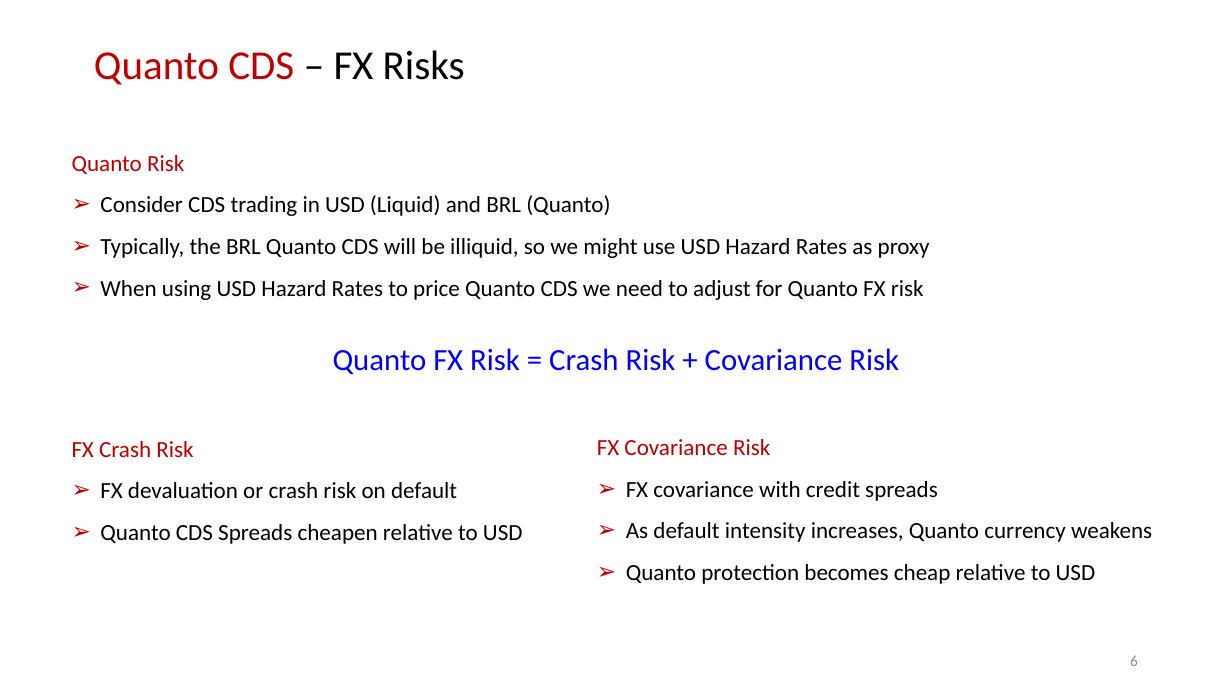
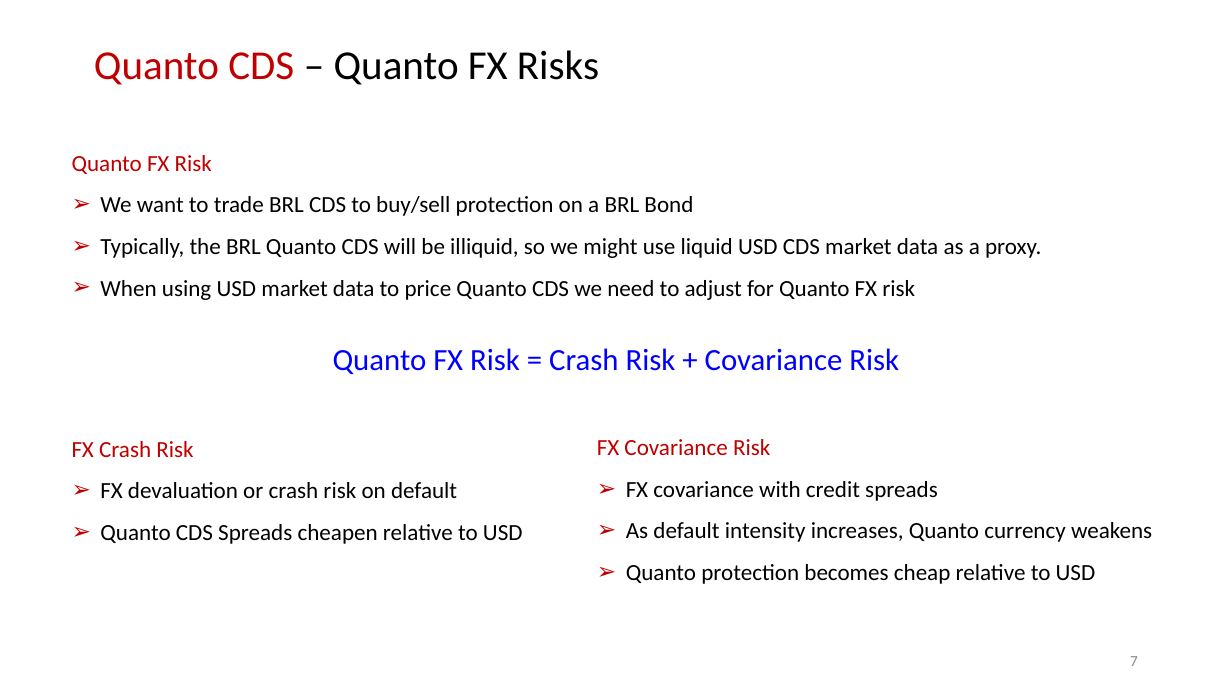
Before and after one commit to nburgessx/QuantResearch, a slide deck: slide 8 of Quanto CDS/Quanto CDS Pricing, Theory & Practice.pptx (slide 7 before the commit). Drawn at 1232x693 pixels with LibreOffice and Linux fonts; fonts in the diff are those of the drawing. Boxes give left, top, right and bottom in pixels: in the first picture for what was removed or moved away, otherwise in the second. Text is boxed around its words. In the diff, an @@ line names an element or a change of style, - is before the commit and + after.

Commit message:
Updated Quant CDS Research

```diff
--- a/Quanto CDS/Quanto CDS Pricing, Theory & Practice.pptx
+++ b/Quanto CDS/Quanto CDS Pricing, Theory & Practice.pptx
@@ title at bbox=[94, 50, 599, 85]: text changed; text colour #C00000 to #000000 @@
-Quanto CDS – FX Risks
+Quanto CDS – Quanto FX Risks
@@ text at bbox=[72, 155, 1041, 300]: text changed @@
-Quanto Risk
-➢ Consider CDS trading in USD (Liquid) and BRL (Quanto)
-➢ Typically, the BRL Quanto CDS will be illiquid, so we might use USD Hazard Rates as proxy
-➢ When using USD Hazard Rates to price Quanto CDS we need to adjust for Quanto FX risk
+Quanto FX Risk
+➢ We want to trade BRL CDS to buy/sell protection on a BRL Bond
+➢ Typically, the BRL Quanto CDS will be illiquid, so we might use liquid USD CDS market data as a proxy.
+➢ When using USD market data to price Quanto CDS we need to adjust for Quanto FX risk
@@ page number at bbox=[1130, 656, 1138, 666]: text changed @@
-6
+7
```
Also in this commit, not shown: 13 other slides changed, 6 slides added, 10 other files.
